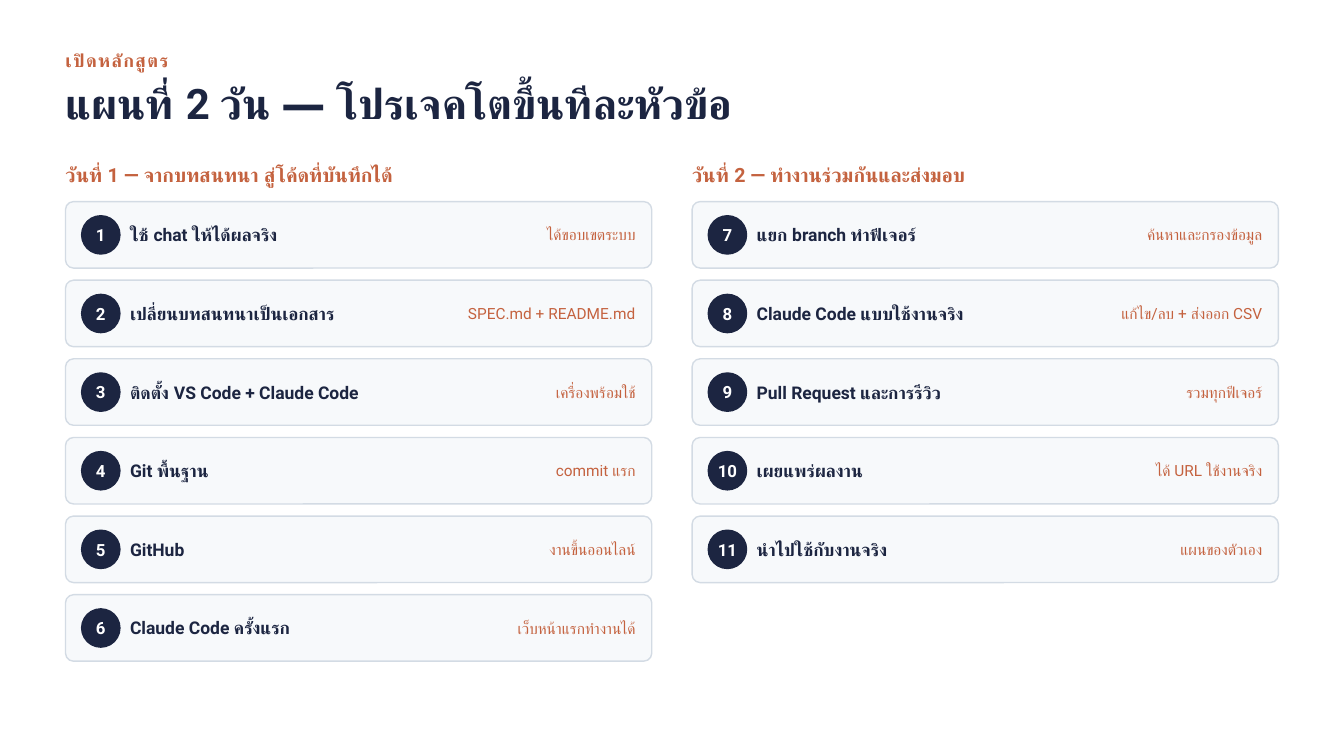
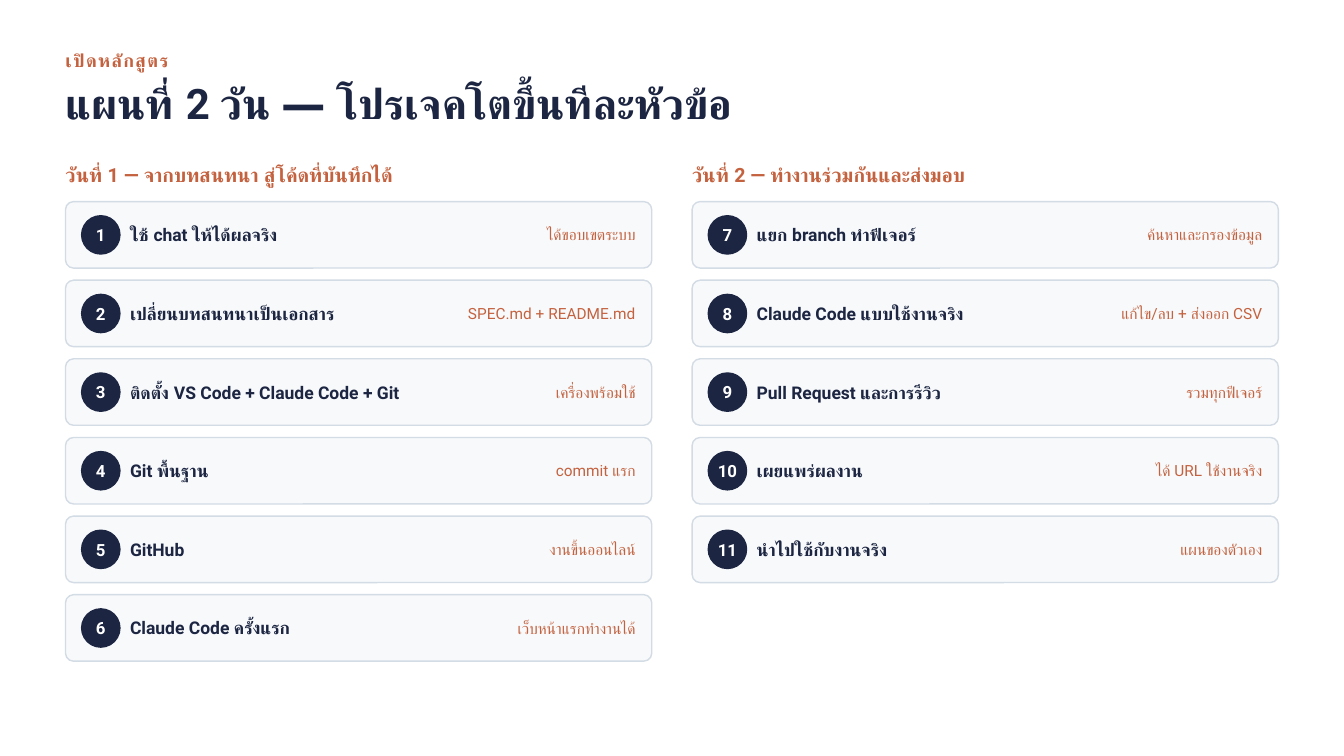
Before and after one commit to turboadd/IT_Asset_Tracker, a slide deck: slide 5 of train doc/สไลด์ประกอบการสอน-Claude-Git-GitHub.pptx. Drawn at 1344x756 pixels with LibreOffice and Linux fonts; fonts in the diff are those of the drawing. Boxes give left, top, right and bottom in pixels: in the first picture for what was removed or moved away, otherwise in the second. Text is boxed around its words. In the diff, an @@ line names an element or a change of style, - is before the commit and + after.

```diff
--- a/train doc/สไลด์ประกอบการสอน-Claude-Git-GitHub.pptx
+++ b/train doc/สไลด์ประกอบการสอน-Claude-Git-GitHub.pptx
@@ text at [130, 385, 399, 399]: text changed @@
-ติดตั้ง VS Code + Claude Code
+ติดตั้ง VS Code + Claude Code + Git
```
Also in this commit, not shown: 5 other slides changed, 1 slide removed.
